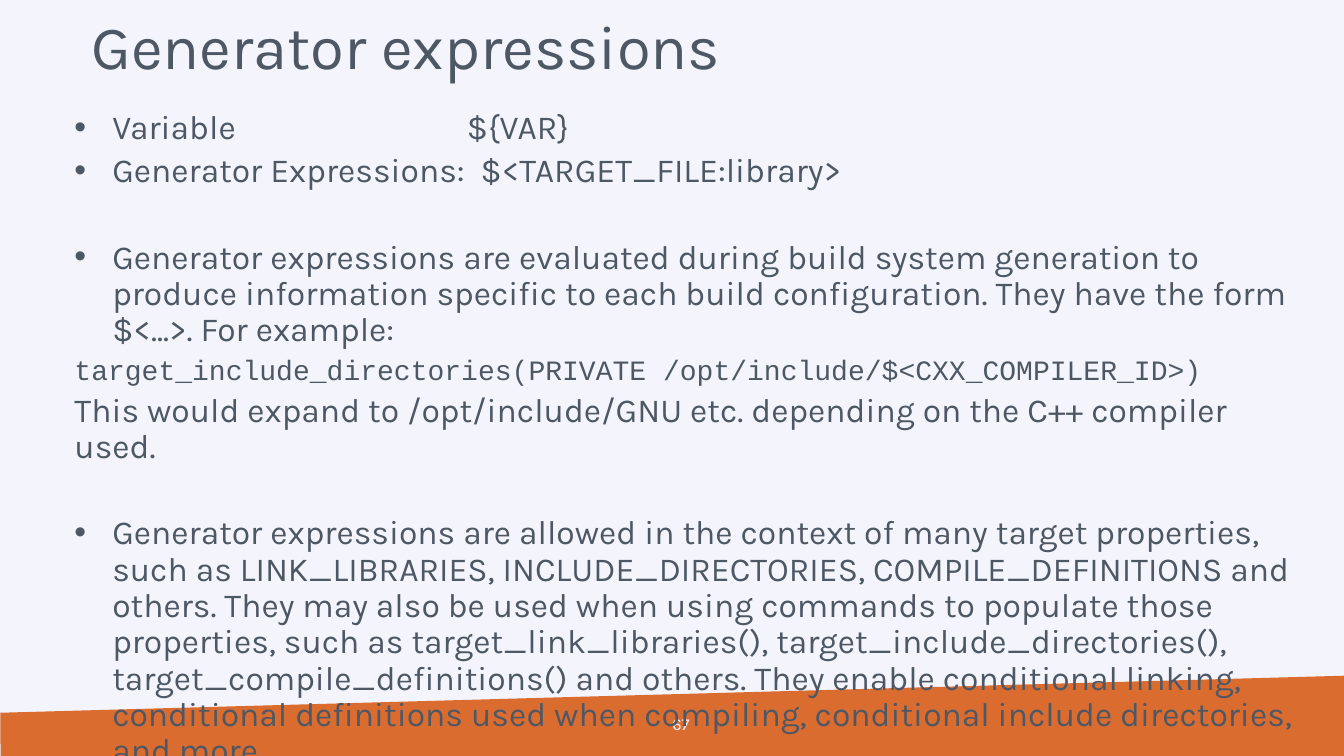
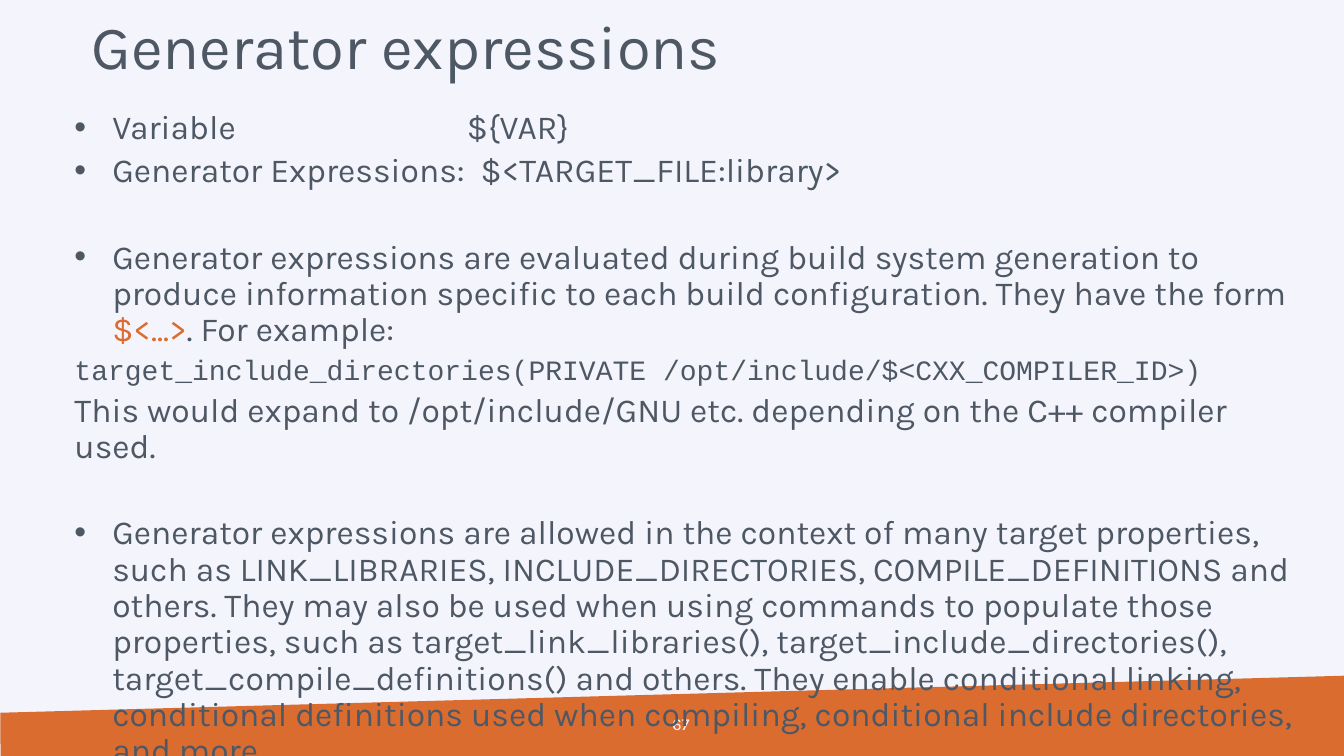
Before and after one commit to hpcleuven/CMake-intro, a slide deck: slide 67 of CMake-introduction.pptx. Drawn at 1344x756 pixels with LibreOffice and Linux fonts; fonts in the diff are those of the drawing; background and template pictures are left out. Boxes give left, top, right and bottom in pixels: in the first picture for what was removed or moved away, otherwise in the second. Text is boxed around its words. In the diff, an @@ line names an element or a change of style, - is before the commit and + after.

```diff
--- a/CMake-introduction.pptx
+++ b/CMake-introduction.pptx
@@ text at (112,246,1286,349): text colour #4E5865 to #DB6C30 in "$<...>." @@
```
Also in this commit, not shown: 5 other slides changed, 2 other files.
